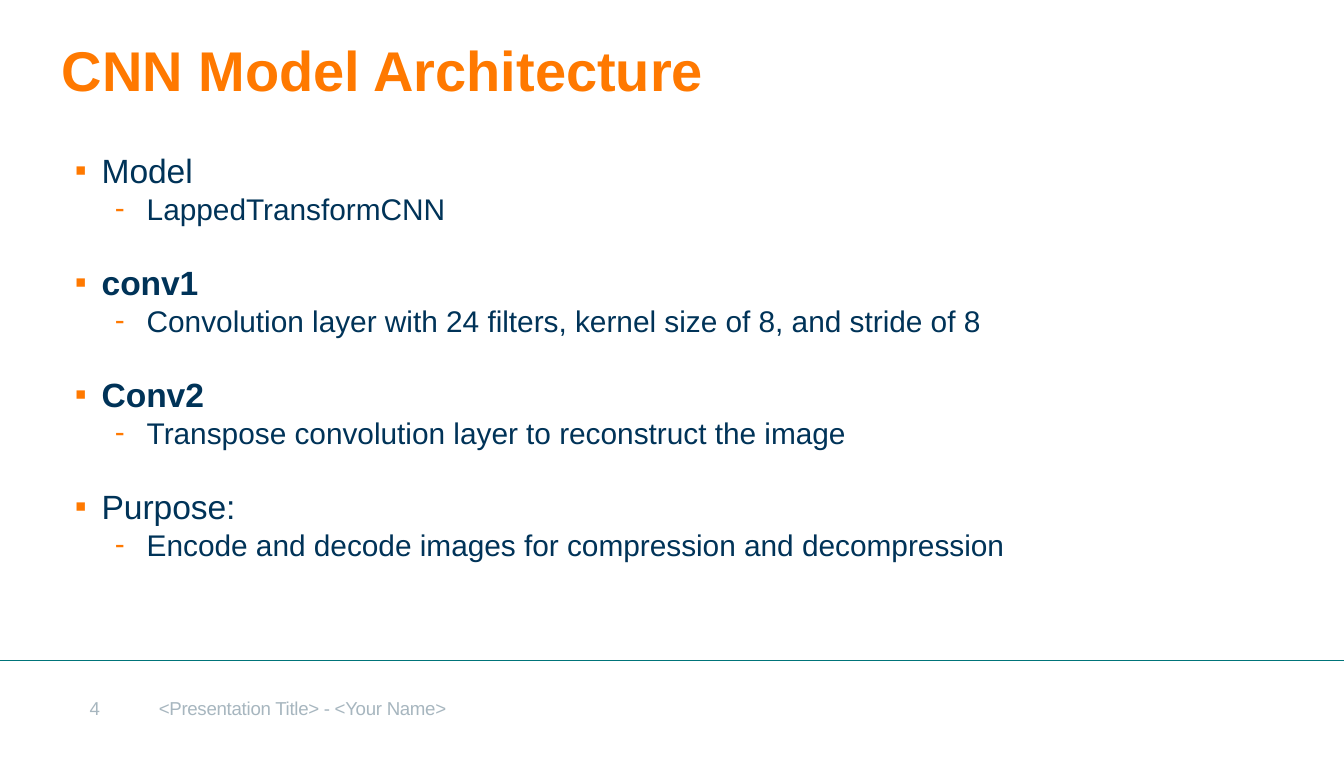
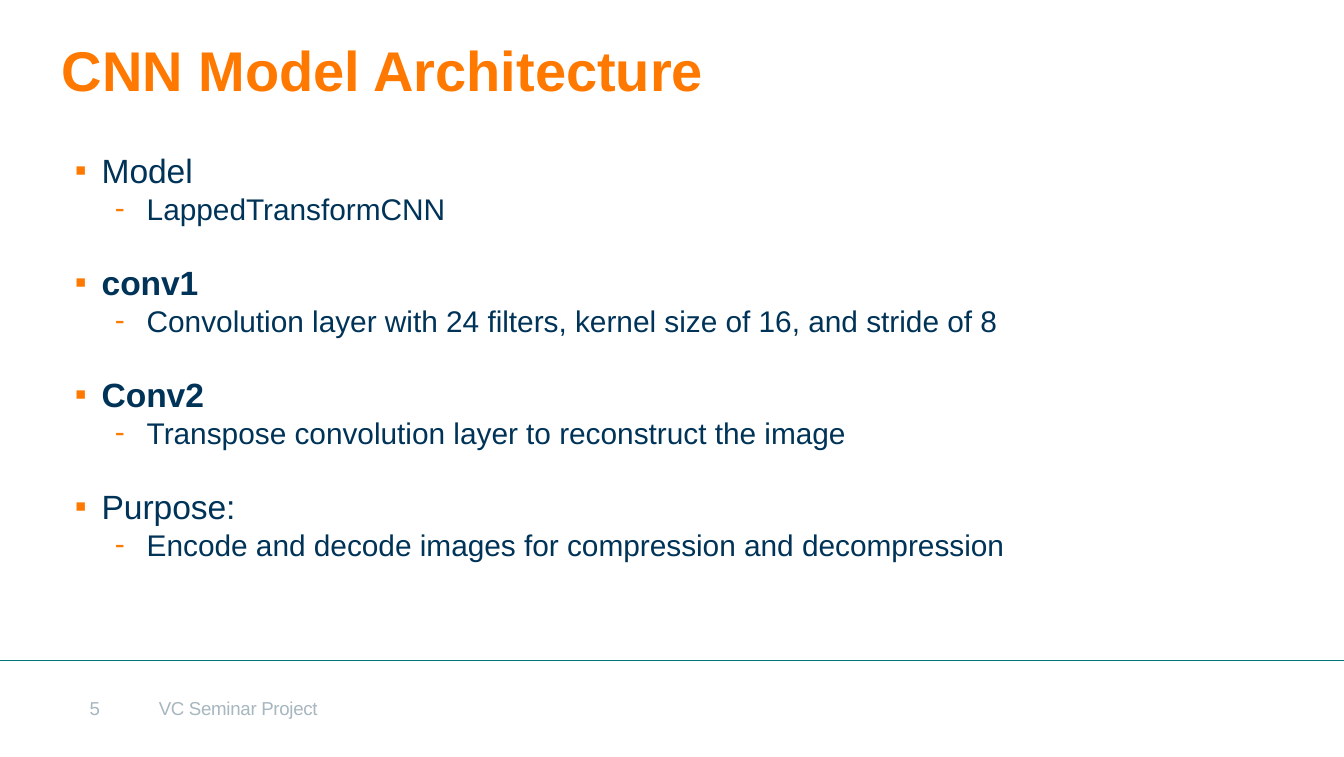
Before and after one commit to atifiqbal37/VC_Seminar_Project, a slide deck: slide 5 of VC_Seminar_Project_slides.pptx (slide 4 before the commit). Drawn at 1344x757 pixels with LibreOffice and Linux fonts; fonts in the diff are those of the drawing; background and template pictures are left out. Boxes give left, top, right and bottom in pixels: in the first picture for what was removed or moved away, otherwise in the second. Text is boxed around its words. In the diff, an @@ line names an element or a change of style, - is before the commit and + after.

```diff
--- a/VC_Seminar_Project_slides.pptx
+++ b/VC_Seminar_Project_slides.pptx
@@ text at box(147, 310, 997, 337): text changed @@
-    – Convolution layer with 24 filters, kernel size of 8, and stride of 8
+    – Convolution layer with 24 filters, kernel size of 16, and stride of 8
@@ page number at box(90, 702, 100, 715): text changed @@
-4
+5
@@ text at box(159, 701, 317, 719): text changed @@
-<Presentation Title> - <Your Name>
+VC Seminar Project
```
Also in this commit, not shown: 6 other slides changed, 3 slides added, 1 other file.
